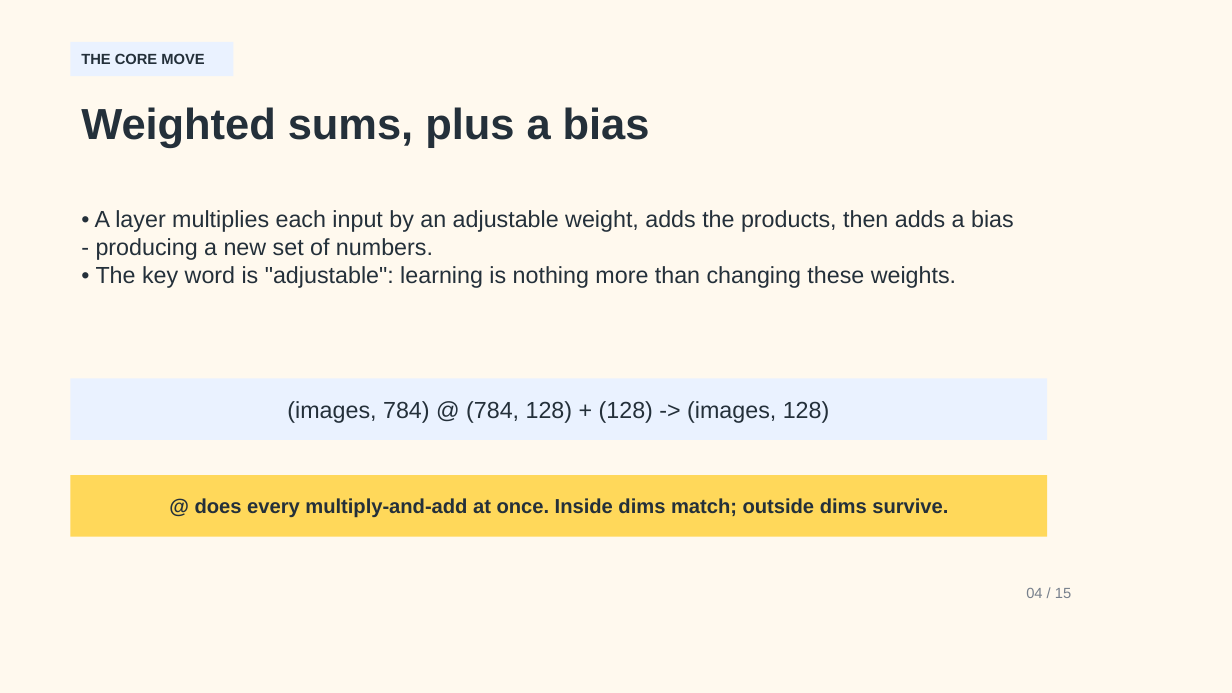
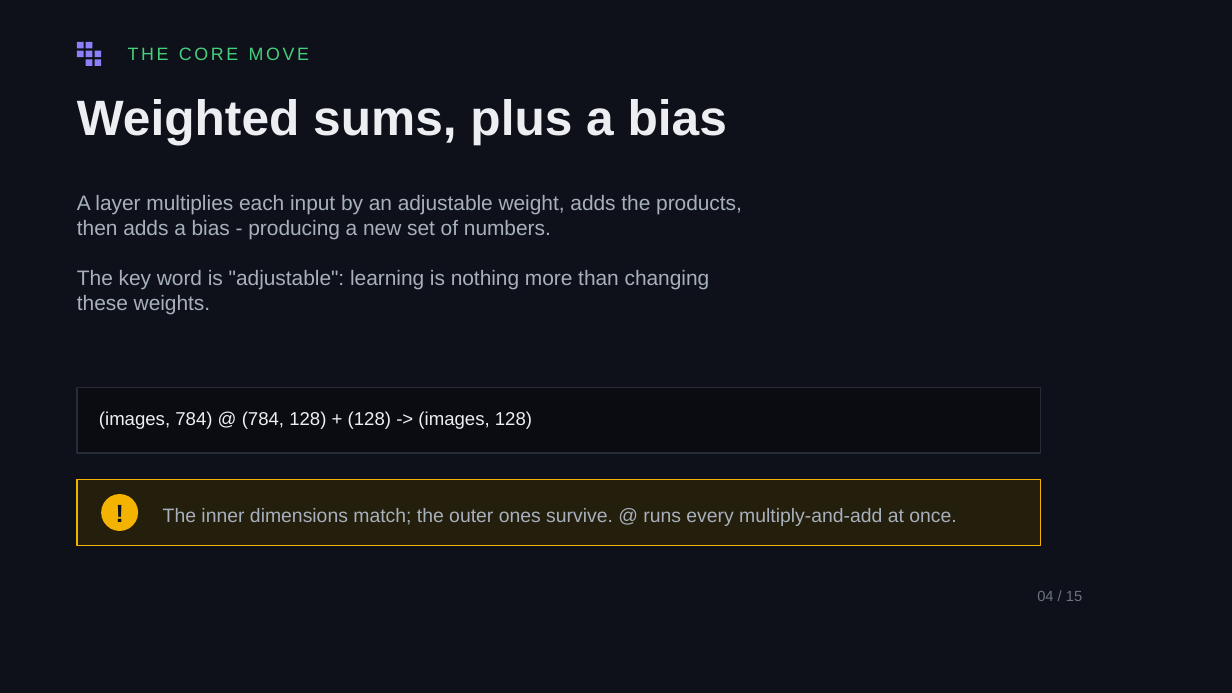
Before and after one commit to uh-pcs/Workshop3, a slide deck: slide 4 of slides/pcs-workshop-intro.pptx. Drawn at 1232x693 pixels with LibreOffice and Linux fonts; fonts in the diff are those of the drawing. Boxes give left, top, right and bottom in pixels: in the first picture for what was removed or moved away, otherwise in the second. Text is boxed around its words. In the diff, an @@ line names an element or a change of style, - is before the commit and + after.

```diff
--- a/slides/pcs-workshop-intro.pptx
+++ b/slides/pcs-workshop-intro.pptx
@@ background #FFF9EE to #0E1119 @@
@@ rectangle removed at [70, 41, 234, 76] @@
@@ rectangle added at [77, 41, 84, 48], fill #8B80F9 @@
@@ rectangle added at [77, 50, 84, 57], fill #8B80F9 @@
@@ rectangle added at [86, 41, 93, 48], fill #8B80F9 @@
@@ rectangle added at [86, 50, 93, 57], fill #8B80F9 @@
@@ rectangle added at [86, 59, 93, 66], fill #8B80F9 @@
@@ rectangle added at [95, 50, 102, 57], fill #8B80F9 @@
@@ rectangle added at [95, 59, 102, 66], fill #8B80F9 @@
@@ text "THE CORE MOVE": place and size @@
-text "THE CORE MOVE" at [81, 53, 204, 64]
+text "THE CORE MOVE" at [128, 47, 310, 60]
@@ text "THE CORE MOVE" at [128, 47, 310, 60]: size 9.5 to 11.5 pt, text colour #24303A to #46D07E, letter spacing 0 to 1.7 pt, bold off @@
@@ text "Weighted sums, plus a bias": place and size @@
-text "Weighted sums, plus a bias" at [81, 107, 650, 148]
+text "Weighted sums, plus a bias" at [77, 99, 727, 144]
@@ text "Weighted sums, plus a bias" at [77, 99, 727, 144]: size 28 to 32 pt, text colour #24303A to #ECEEF2 @@
@@ text at [77, 195, 742, 315]: text changed; size 15 to 13.5 pt; text colour #24303A to #A7B0BC @@
-• A layer multiplies each input by an adjustable weight, adds the products, then adds a bias - producing a new set of numbers.
-• The key word is "adjustable": learning is nothing more than changing these weights.
+A layer multiplies each input by an adjustable weight, adds the products,
+then adds a bias - producing a new set of numbers.
+The key word is "adjustable": learning is nothing more than changing
+these weights.
@@ rectangle: place and size @@
-rectangle at [70, 379, 1048, 440]
+rectangle at [77, 387, 1041, 453]
@@ rectangle at [77, 387, 1041, 453]: fill #EAF2FF to #0A0C12; outline none to #272C38 0.74 pt @@
@@ text "(images, 784) @ (784, 128) ...": place and size @@
-text "(images, 784) @ (784, 128) ..." at [287, 401, 830, 423]
+text "(images, 784) @ (784, 128) ..." at [99, 411, 532, 429]
@@ text "(images, 784) @ (784, 128) ..." at [99, 411, 532, 429]: size 15 to 12 pt, text colour #24303A to #ECEEF2; alignment centre to left; vertical alignment middle to top @@
@@ rectangle: place and size @@
-rectangle at [70, 475, 1048, 537]
+rectangle at [77, 480, 1041, 546]
@@ rectangle at [77, 480, 1041, 546]: fill #FFD85A to #241E0C; outline none to #F5B301 0.99 pt @@
@@ ellipse added at [102, 494, 139, 531], fill #F5B301 @@
@@ text added at [102, 494, 139, 531], 16 pt, text #0E1119, bold @@
+!
@@ text at [163, 508, 956, 526]: text changed; size 13 to 12.5 pt; text colour #24303A to #A7B0BC; bold off @@
-@ does every multiply-and-add at once. Inside dims match; outside dims survive.
+The inner dimensions match; the outer ones survive. @ runs every multiply-and-add at once.
@@ text "04 / 15": place and size @@
-text "04 / 15" at [1026, 588, 1071, 598]
+text "04 / 15" at [1037, 591, 1082, 601]
@@ text "04 / 15" at [1037, 591, 1082, 601]: text colour #77808C to #6B7480 @@
```
Also in this commit, not shown: 14 other slides changed, 3 other files.
